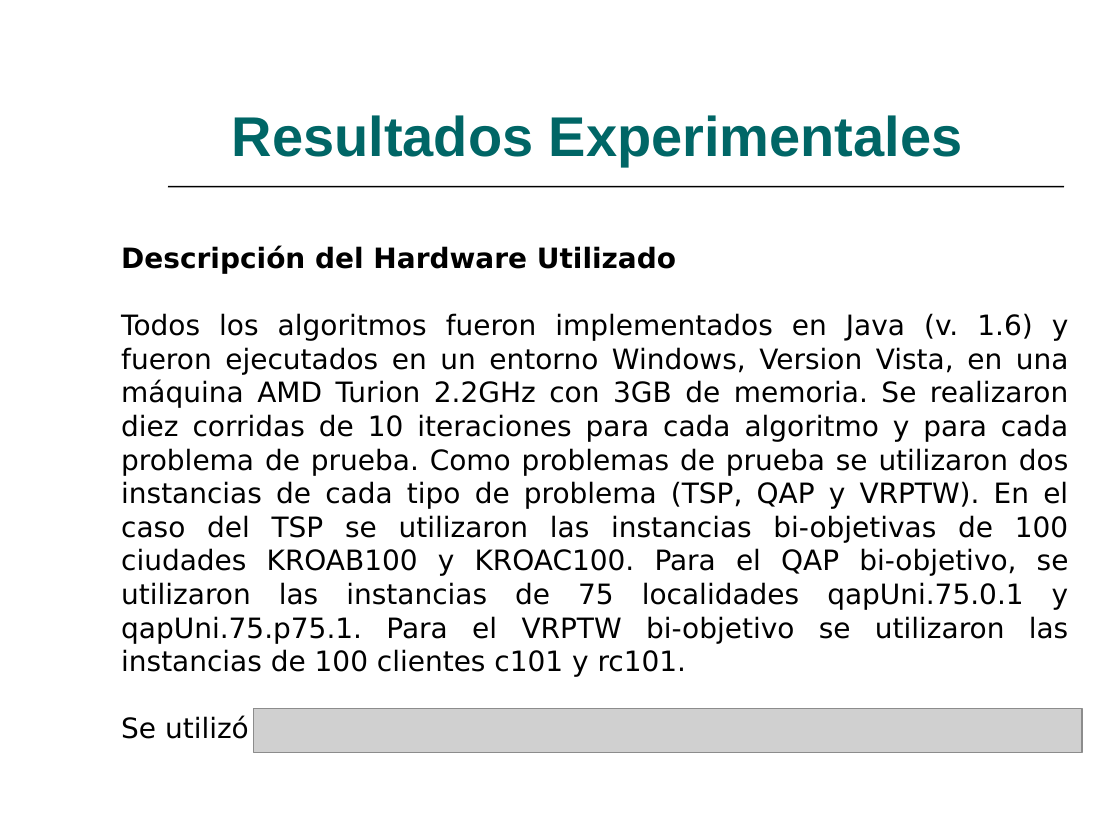
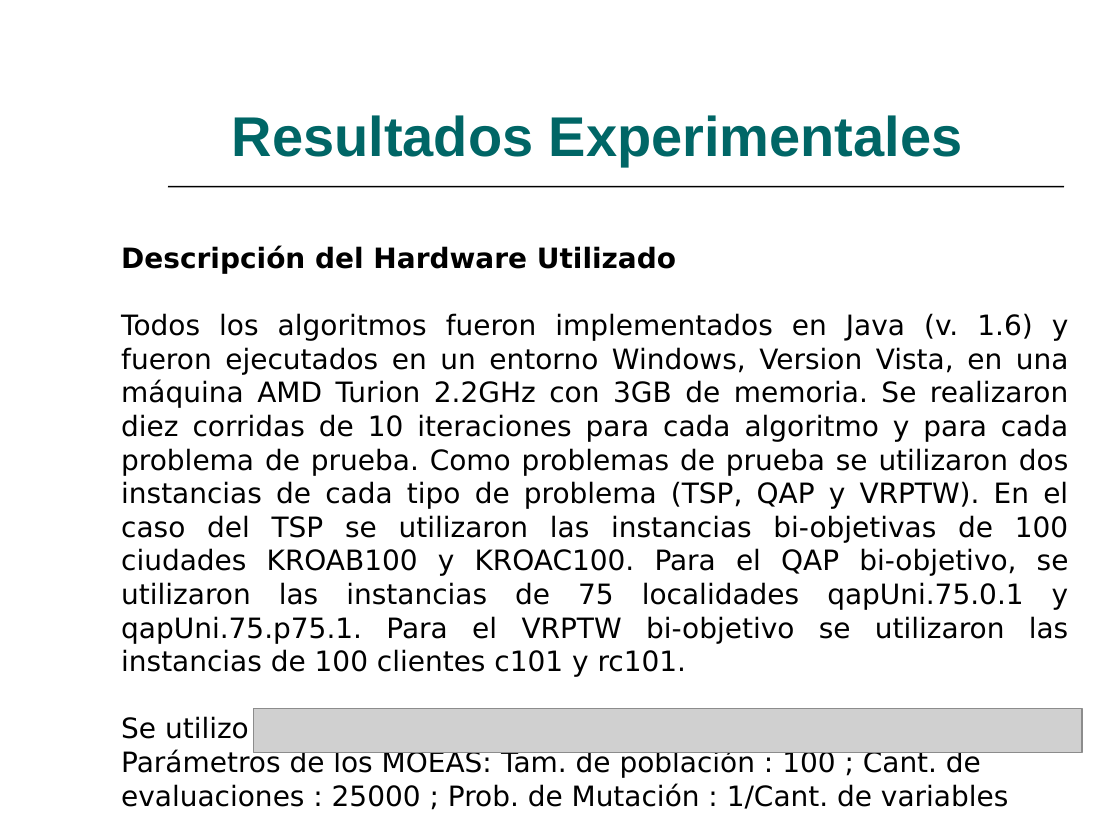
Before and after one commit to lokolte/ia-2008, a slide deck: slide 5 of TrabajoPracticoFinal/Diapositiva/DiapositivaM3asMoacsNsgaSpea.ppt. Drawn at 1120x840 pixels with LibreOffice and Linux fonts; fonts in the diff are those of the drawing; grey boxes stand for pictures. Boxes give left, top, right and bottom in pixels: in the first picture for what was removed or moved away, otherwise in the second. Text is boxed around its words. In the diff, an @@ line names an element or a change of style, - is before the commit and + after.

```diff
--- a/TrabajoPracticoFinal/Diapositiva/DiapositivaM3asMoacsNsgaSpea.ppt
+++ b/TrabajoPracticoFinal/Diapositiva/DiapositivaM3asMoacsNsgaSpea.ppt
@@ text at (121,716,1008,809): text changed @@
-Se utilizó
+Se utilizo
+Parámetros de los MOEAS: Tam. de población : 100 ; Cant. de evaluaciones : 25000 ; Prob. de Mutación : 1/Cant. de variables
```
Also in this commit, not shown: 1 other slide changed, 1 slide added, 2 slides removed.
